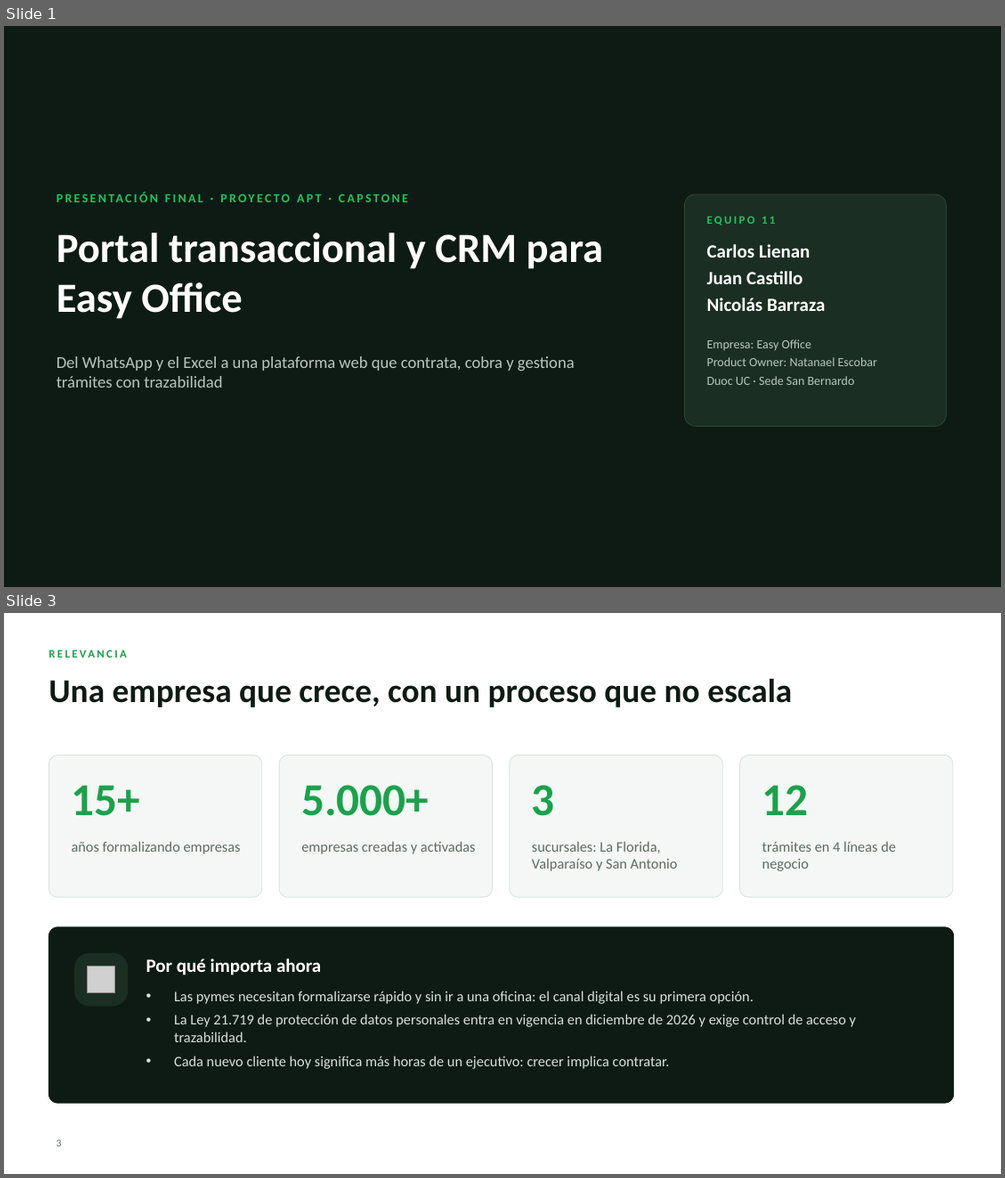
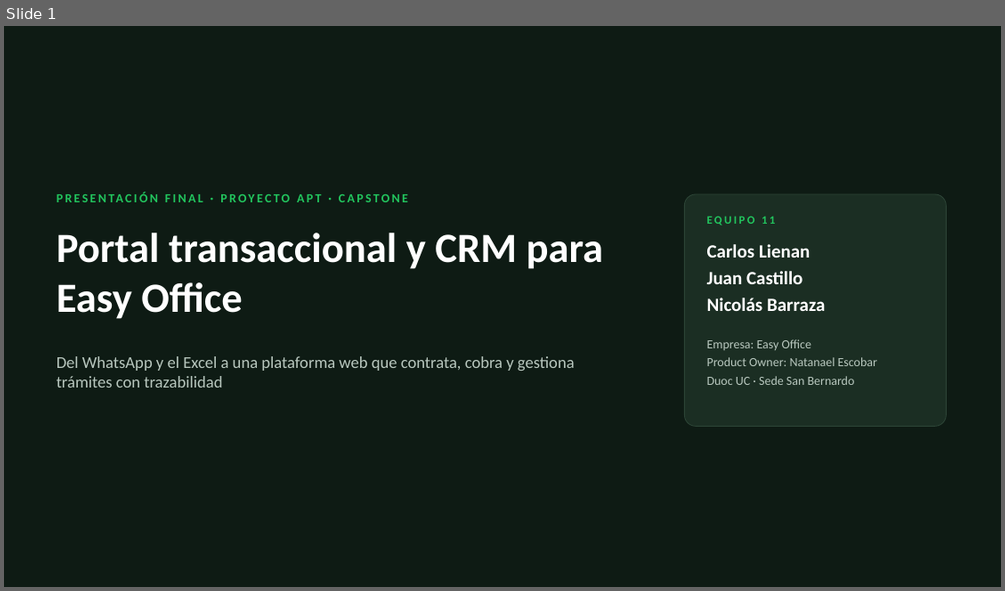
Before and after one commit to carlsLN/Capstone, a slide deck: Fase 3/Presentacion_Final_EasyOffice.pptx. Shown one above the other, each under a label of ours: slides 1 and 3 before the commit, slide 1 after it; the slides between them are not shown. The pictures are 1005x1178 and 1005x591 pixels, drawn with LibreOffice and Linux fonts; fonts in the diff are those of the drawing; grey boxes stand for pictures; background and template pictures are left out. Boxes give left, top, right and bottom in pixels: in the first picture for what was removed or moved away, otherwise in the second. Text is boxed around its words. In the diff, an @@ line names an element or a change of style, - is before the commit and + after.

```diff
--- a/Fase 3/Presentacion_Final_EasyOffice.pptx
+++ b/Fase 3/Presentacion_Final_EasyOffice.pptx
@@ slide 3 removed at bbox=[4, 613, 1001, 1174], background #FFFFFF @@
@@ text removed at bbox=[48, 647, 760, 669] @@
-RELEVANCIA
@@ title removed at bbox=[48, 678, 792, 707] @@
-Una empresa que crece, con un proceso que no escala
@@ rounded rectangle removed at bbox=[48, 755, 262, 897] @@
@@ rounded rectangle removed at bbox=[279, 755, 493, 897] @@
@@ rounded rectangle removed at bbox=[510, 755, 722, 897] @@
@@ rounded rectangle removed at bbox=[740, 755, 953, 897] @@
@@ text removed at bbox=[72, 785, 141, 816] @@
-15+
@@ text removed at bbox=[301, 785, 429, 816] @@
-5.000+
@@ text removed at bbox=[532, 785, 555, 816] @@
-3
@@ text removed at bbox=[762, 785, 809, 815] @@
-12
@@ text removed at bbox=[72, 841, 241, 854] @@
-años formalizando empresas
@@ text removed at bbox=[301, 841, 476, 854] @@
-empresas creadas y activadas
@@ text removed at bbox=[532, 841, 678, 871] @@
-sucursales: La Florida, Valparaíso y San Antonio
@@ text removed at bbox=[762, 841, 896, 871] @@
-trámites en 4 líneas de negocio
@@ rounded rectangle removed at bbox=[48, 927, 954, 1103] @@
@@ rounded rectangle removed at bbox=[75, 953, 128, 1005] @@
@@ text removed at bbox=[146, 958, 321, 975] @@
-Por qué importa ahora
@@ picture removed at bbox=[88, 966, 114, 993] @@
@@ text removed at bbox=[174, 990, 856, 1069] @@
-• Las pymes necesitan formalizarse rápido y sin ir a una oficina: el canal digital es su primera opción.
-• La Ley 21.719 de protección de datos personales entra en vigencia en diciembre de 2026 y exige control de acceso y trazabilidad.
-• Cada nuevo cliente hoy significa más horas de un ejecutivo: crecer implica contratar.
@@ page number removed at bbox=[57, 1139, 62, 1146] @@
-3
```
Also in this commit, not shown: 4 slides changed, 5 slides added, 10 other slides removed, 2 other files.
